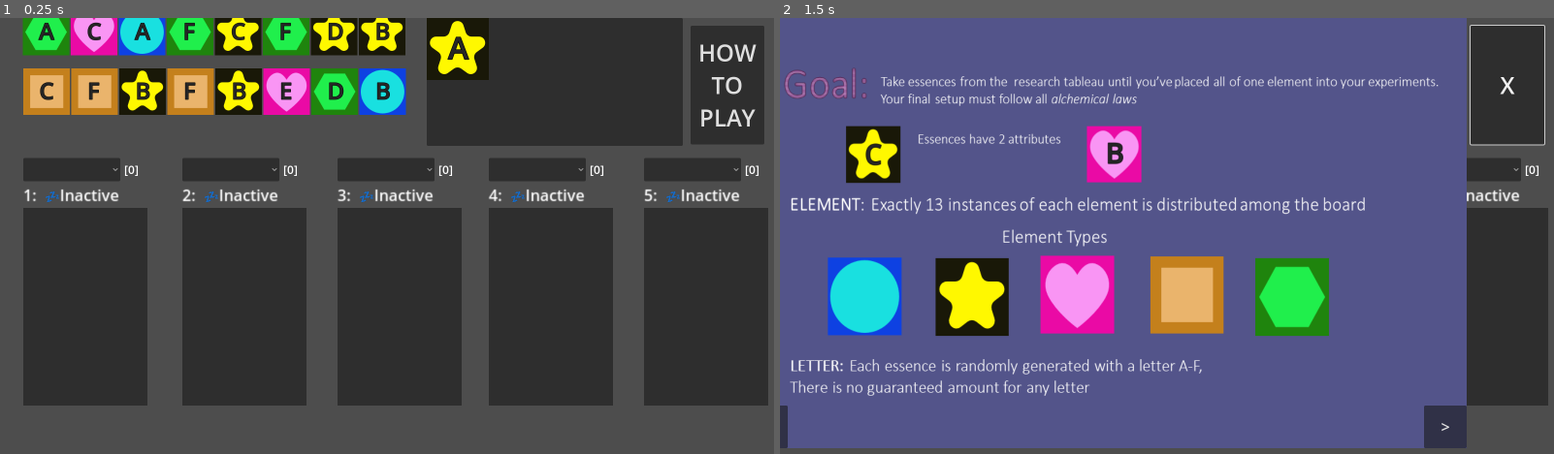
Above: before the commit, frames 1-2 (left to right).
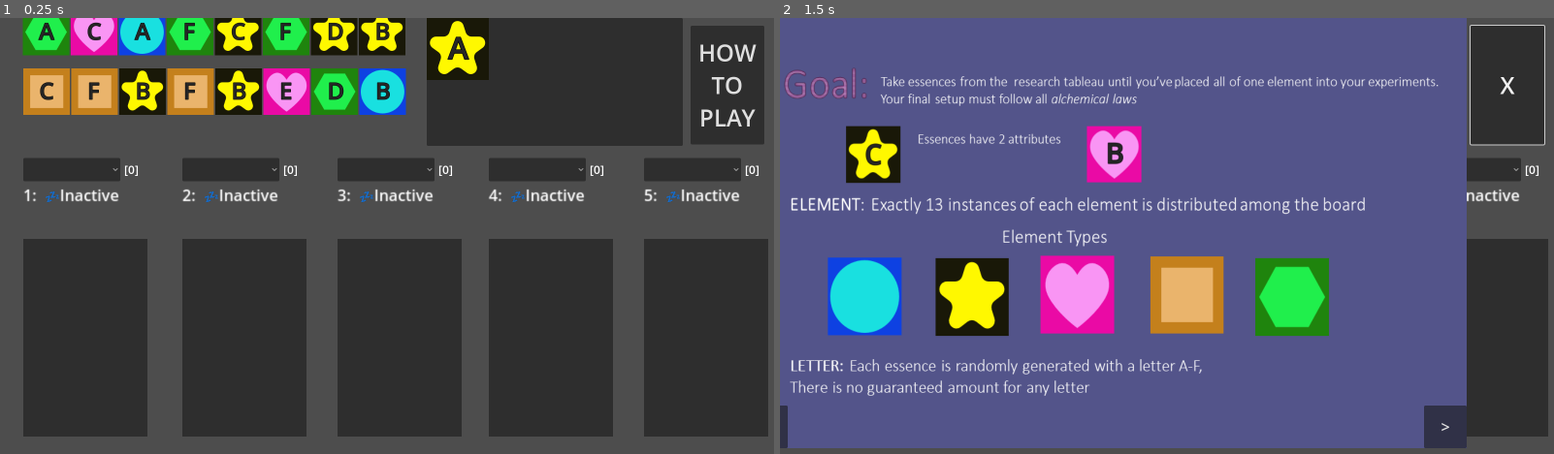
Above: after the commit, the same moments.

Repository: ninjacreeper47/Meriam-s-Trial
Game: Godot game, scene res://Levels/main.tscn
The game is run twice, just before and just after one commit, with the same random seed, the same clock (stepped at 60 frames per second) and the same inputs.
Inputs:
- Up to frame 1 (0.25 s): no input
- Up to frame 2 (1.5 s): click "HOW TO PLAY" at 0.5 s; click "A" at 1.25 s

The runs differ from the first frame. In frame 1, 11% of the frame differs, in the area x 3-100%, y 43-96%; in frame 2, 1.5%.

Commit message:
Slight slideshow improvements

Diff:
--- a/ex_status.gd
+++ b/ex_status.gd
@@ -24,14 +24,14 @@
 
 func _on_kudu_breached(dominant):
 	if type_icons_unicode.has(dominant):
-		self.text = status_num+ ": " + warning_symbol + type_icons_unicode[dominant] +" dominant"
+		self.text = status_num+ ": " + warning_symbol + type_icons_unicode[dominant] +" dominant \n (Law #2)"
 	else:
-		self.text = status_num+ ": " + warning_symbol + dominant +" dominant"
+		self.text = status_num+ ": " + warning_symbol + dominant +" dominant \n (Law #2)"
 func _on_qluix_breached(equal1,equal2):
 	if type_icons_unicode.has(equal1) && type_icons_unicode.has(equal2):
-		self.text = status_num+ ": " + warning_symbol + type_icons_unicode[equal1] + "=" + type_icons_unicode[equal2]
+		self.text = status_num+ ": " + warning_symbol + type_icons_unicode[equal1] + "=" + type_icons_unicode[equal2] +"\n (Law #1)"
 	else:
-		self.text = status_num+ ": " + warning_symbol + equal1 + "=" +equal2
+		self.text = status_num+ ": " + warning_symbol + equal1 + "=" +equal2 + "\n (Law #1)"
 func _on_stablized():
 	self.text = status_num+ ": " + checkmark_symbol +"Stable"
 func _on_inactive():
--- a/experiment_display.tscn
+++ b/experiment_display.tscn
@@ -11,9 +11,9 @@
 
 [node name="ExperimentBackground1" type="PanelContainer" parent="."]
 layout_mode = 0
-offset_top = 104.0
+offset_top = 168.0
 offset_right = 853.0
-offset_bottom = 1464.0
+offset_bottom = 1528.0
 scale = Vector2(0.3, 0.3)
 
 [node name="Experiment1" parent="ExperimentBackground1" node_paths=PackedStringArray("essence_count_label") instance=ExtResource("1_ino3q")]
Binary file changed: Assets/How to Play/Instructions/Slide3.PNG
Binary file changed: Assets/How to Play/Instructions/Slide4.PNG
Binary file changed: Assets/How to Play/Instructions/Slide5.PNG
Not shown, changed: Assets/How to Play/Instructions.pptx
